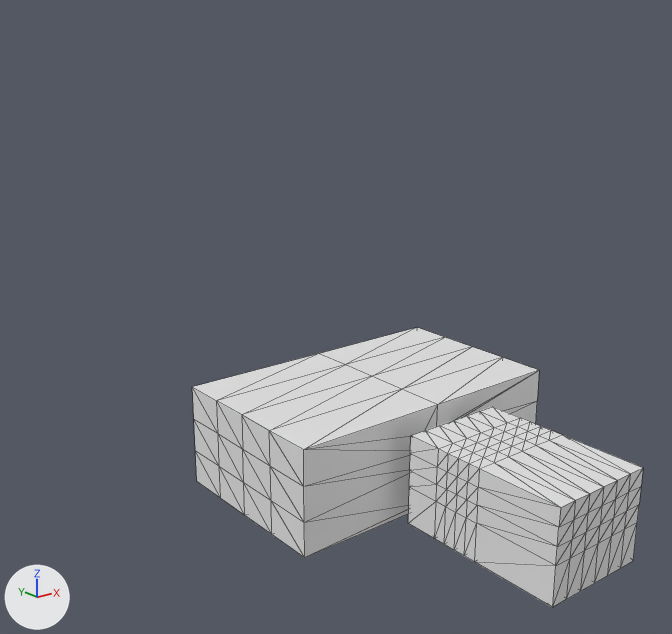
Two versions of the OBJ model src/assets/level_chapter04/level02.obj, one commit apart.
Before and after are seen from a 50 mm camera at (-270.0, -230.0, 193.0) aimed at (-4.0, 103.0, 60.0). Arrows for +X, +Y and +Z are at lower left; the lights stay in place. Mesh edges are drawn as thin lines. Where no turn or scale is listed for an object, it has been applied to the vertices. Vertices at the same position are counted once.

Names of what the first picture shows: 'level02'.
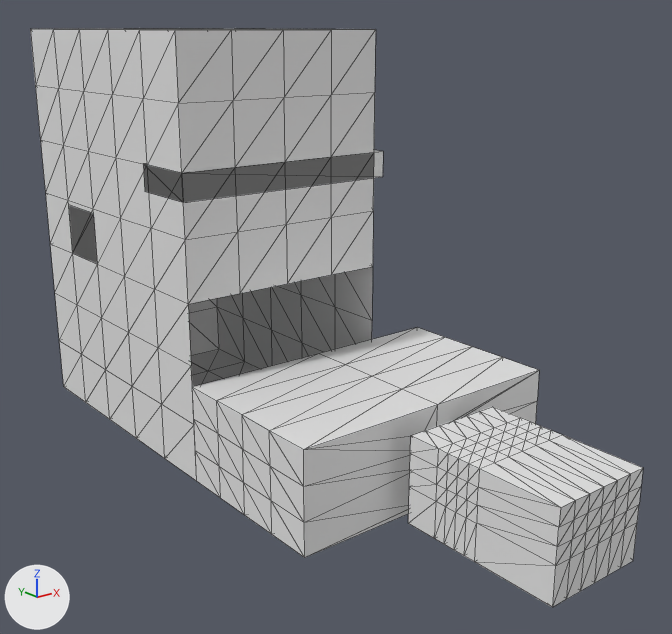
The change, as a list of edits to the scene's bpy script:
```text
Change me_level02:
    used by ob_level02; location = (0.0, 0.0, 0.0)
    remove me_level02.from_pydata(...)  # 244 vertices, 468 faces; spans x -73.0..68.0, y -50.0..136.0, z -17.0..36.0
    add me_level02.from_pydata(...)  # 425 vertices, 798 faces; spans x -73.0..68.0, y -50.0..276.0, z -17.0..191.0
    me_level02 part 1
    41 vertices are added at x -73.0..41.0, y 122.0..276.0, z -12.0..191.0
    26 new vertices lie (27.0, 0.0, 0.0) away from vertices in x -73.0..8.0, y 122.0..276.0, z -12.0..191.0
    23 new vertices lie (27.0, 0.0, 0.0) away from vertices in x -46.0..8.0, y 122.0..276.0, z -12.0..191.0
    20 new vertices lie (27.0, 0.0, 0.0) away from vertices in x -19.0..8.0, y 122.0..276.0, z -12.0..191.0
    19 new vertices lie (27.0, 0.0, 0.0) away from vertices in x 8.0, y 122.0..276.0, z -12.0..191.0
    12 new vertices lie (0.0, -31.0, 0.0) away from vertices in x -73.0..35.0, y 276.0, z 17.0..162.0
    12 new vertices lie (0.0, -31.0, 0.0) away from vertices in x -73.0..35.0, y 245.0, z 17.0..162.0
    12 new vertices lie (0.0, -31.0, 0.0) away from vertices in x -73.0..35.0, y 214.0, z 17.0..162.0
    12 new vertices lie (0.0, -31.0, 0.0) away from vertices in x -73.0..35.0, y 183.0, z 17.0..162.0
    328 new faces join them
```

Location of each change, [x1, y1, x2, y2] in pixels of the pictures (672 x 634 px):
'level02', reshaped (36% wider, 107% taller)
    before: [192, 328, 643, 607]
    after: [30, 28, 643, 607]
part 1 of me_level02, added
    after: [30, 28, 383, 481]
